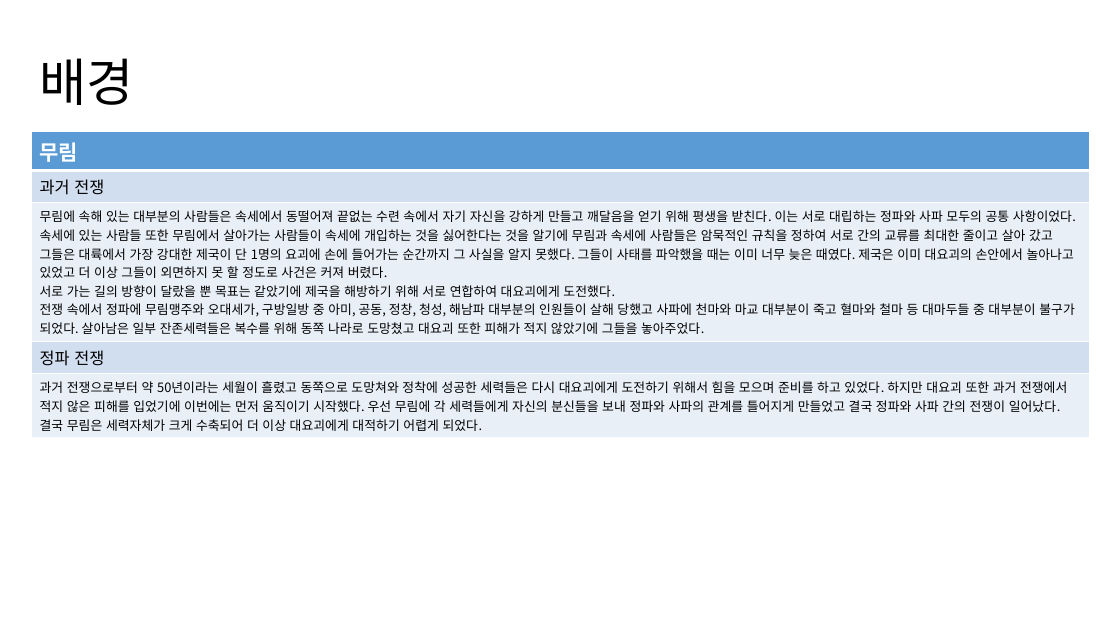
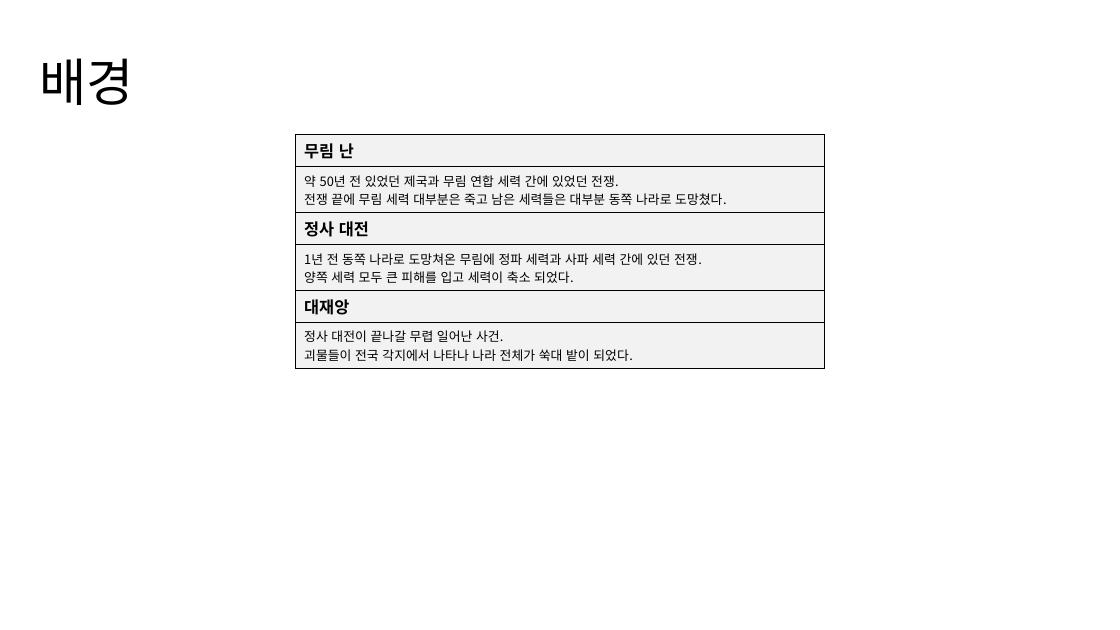
Before and after one commit to yjk0401/unityenginebasic_9th, a slide deck: slide 6 of 기획/세력 기획서.pptx. Drawn at 1120x630 pixels with LibreOffice and Linux fonts; fonts in the diff are those of the drawing. Boxes give left, top, right and bottom in pixels: in the first picture for what was removed or moved away, otherwise in the second. Text is boxed around its words. In the diff, an @@ line names an element or a change of style, - is before the commit and + after.

Commit message:
r2w4d14

```diff
--- a/기획/세력 기획서.pptx
+++ b/기획/세력 기획서.pptx
@@ table at [296,134,824,365] @@
-row 1: 무림
-row 2: 과거 전쟁
-row 3: 무림에 속해 있는 대부분의 사람들은 속세에서 동떨어져 끝없는 수련 속에서 자기 자신을 강하게 만들고 깨달음을 얻기 위해 평생을 받친다. 이는 서로 대립하는 정파와 사파 모두의 공통 사항이었다. 속세에 있는 사람들 또한 무림에서 살아가는 사람들이 속세에 개입하는 것을 싫어한다는 것을 알기에 무림과 속세에 사람들은 암묵적인 규칙을 정하여 서로 간의 교류를 최대한 줄이고 살아 갔고 그들은 대륙에서 가장 강대한 제국이 단 1명의 요괴에 손에 들어가는 순간까지 그 사실을 알지 못했다. 그들이 사태를 파악했을 때는 이미 너무 늦은 때였다. 제국은 이미 대요괴의 손안에서 놀아나고 있었고 더 이상 그들이 외면하지 못 할 정도로 사건은 커져 버렸다. / 서로 가는 길의 방향이 달랐을 뿐 목표는 같았기에 제국을 해방하기 위해 서로 연합하여 대요괴에게 도전했다. / 전쟁 속에서 정파에 무림맹주와 오대세가, 구방일방 중 아미, 공동, 정창, 청성, 해남파 대부분의 인원들이 살해 당했고 사파에 천마와 마교 대부분이 죽고 혈마와 철마 등 대마두들 중 대부분이 불구가 되었다. 살아남은 일부 잔존세력들은 복수를 위해 동쪽 나라로 도망쳤고 대요괴 또한 피해가 적지 않았기에 그들을 놓아주었다.
-row 4: 정파 전쟁
-row 5: 과거 전쟁으로부터 약 50년이라는 세월이 흘렸고 동쪽으로 도망쳐와 정착에 성공한 세력들은 다시 대요괴에게 도전하기 위해서 힘을 모으며 준비를 하고 있었다. 하지만 대요괴 또한 과거 전쟁에서 적지 않은 피해를 입었기에 이번에는 먼저 움직이기 시작했다. 우선 무림에 각 세력들에게 자신의 분신들을 보내 정파와 사파의 관계를 틀어지게 만들었고 결국 정파와 사파 간의 전쟁이 일어났다. 결국 무림은 세력자체가 크게 수축되어 더 이상 대요괴에게 대적하기 어렵게 되었다.
+row 1: 무림 난
+row 2: 약 50년 전 있었던 제국과 무림 연합 세력 간에 있었던 전쟁. / 전쟁 끝에 무림 세력 대부분은 죽고 남은 세력들은 대부분 동쪽 나라로 도망쳤다.
+row 3: 정사 대전
+row 4: 1년 전 동쪽 나라로 도망쳐온 무림에 정파 세력과 사파 세력 간에 있던 전쟁. / 양쪽 세력 모두 큰 피해를 입고 세력이 축소 되었다.
+row 5: 대재앙
+row 6: 정사 대전이 끝나갈 무렵 일어난 사건. / 괴물들이 전국 각지에서 나타나 나라 전체가 쑥대 밭이 되었다.
@@ table: place and size @@
-table at [31,132,1090,435]
+table at [296,134,824,365]
```
Also in this commit, not shown: 6 other slides changed.
